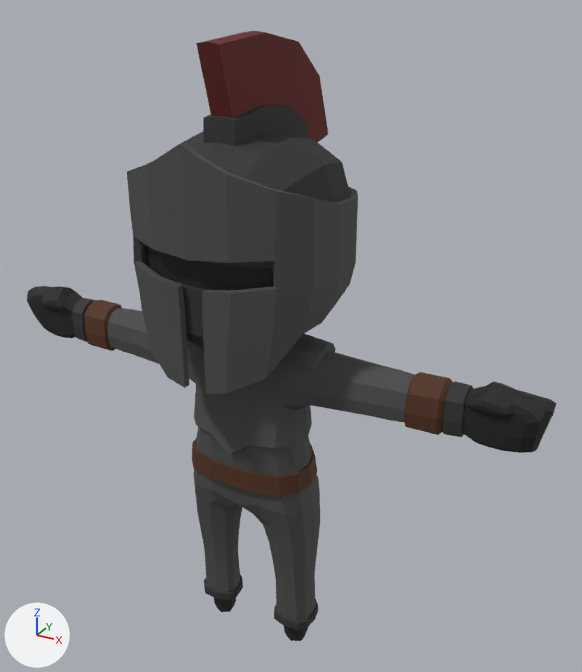
The glTF model public/assets/worldstream/rigged/q-knight.glb, before and after one commit.
Both versions are drawn from a 50 mm lens placed at (1.084, -1.789, 1.936), pointed at (0.052, 0.088, 0.997). Every picture has the same lights, and +X, +Y and +Z are marked at lower left. The older version comes first. Where no turn or scale is listed for an object, it has been applied to the vertices. Vertices at exactly the same position are counted once.

Before the edit, the objects in view are built like this:
```python
me_cube_000 = bpy.data.meshes.new('Cube.000')
me_cube_000.from_pydata(...)  # 1484 vertices, 2992 faces; spans x -0.82..0.82, y -0.27..0.41, z -0.01..1.82
me_cube_000.materials.append(mat_body)
ob_body = bpy.data.objects.new('Body', me_cube_000)
ob_body.location = (0.002, -0.05, 0.01)
```
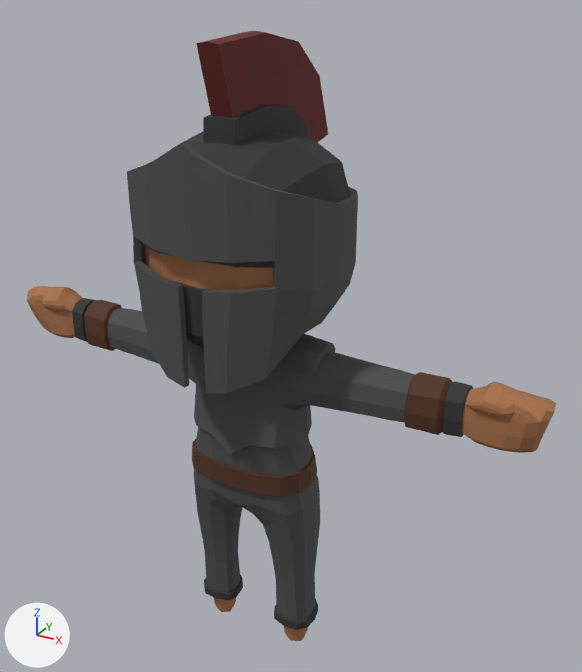
What differs and where, as boxes [x1, y1, x2, y2] in the pictures (582 x 672 px):
part 1 of me_cube_000, recoloured: [27, 246, 556, 641] in both

The change, as a list of edits to the scene's bpy script:
```text
Change me_cube_000:
    where me_cube_000.from_pydata(...)  # 1484 vertices, 2992 faces; spans x -0.82..0.82, y -0.27..0.41, z -0.01..1.82
    used by ob_body; location = (0.002, -0.05, 0.01)
    me_cube_000 part 1: 760 faces centred in x -0.82..0.82, y -0.23..0.15, z -0.01..1.3 are repainted in the vertex colours; the middle colour goes from black #1f1f1f to brown #a8714a
```
